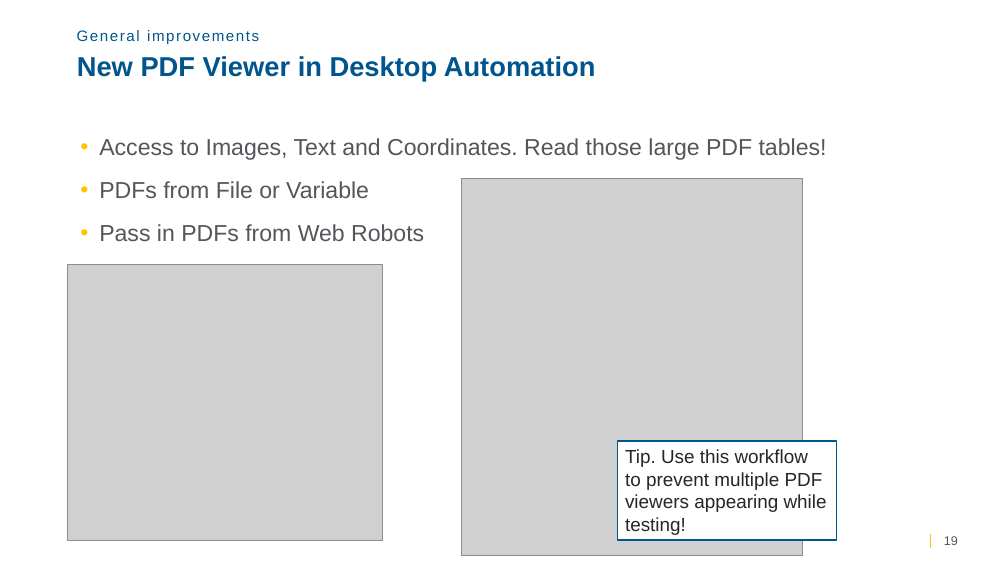
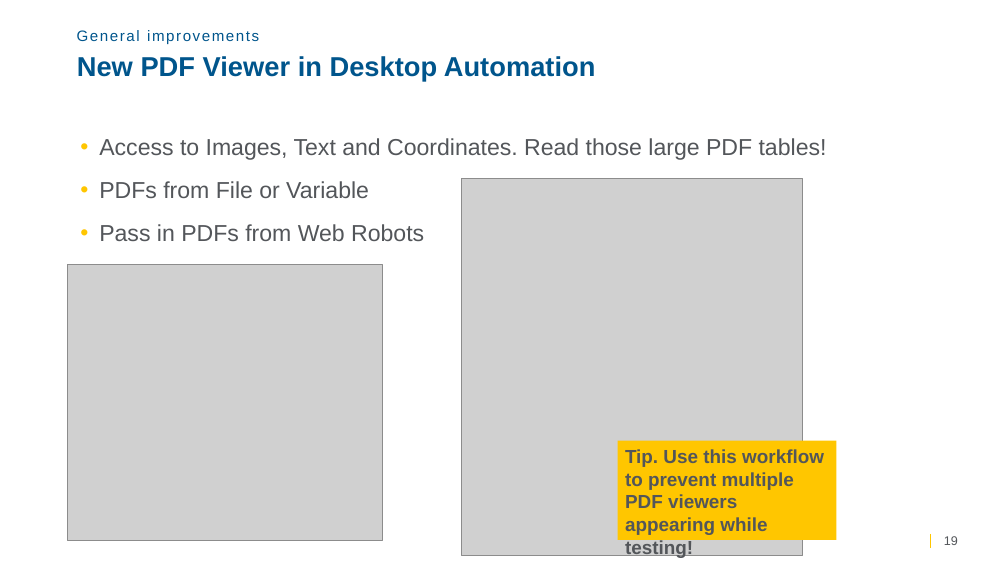
Before and after one commit to TungstenRPA/RPA-11.1, a slide deck: slide 19 of Whats new Kofax RPA 11.1 _ partner.pptx. Drawn at 1008x567 pixels with LibreOffice and Linux fonts; fonts in the diff are those of the drawing; grey boxes stand for pictures; background and template pictures are left out. Boxes give left, top, right and bottom in pixels: in the first picture for what was removed or moved away, otherwise in the second. Text is boxed around its words. In the diff, an @@ line names an element or a change of style, - is before the commit and + after.

```diff
--- a/Whats new Kofax RPA 11.1 _ partner.pptx
+++ b/Whats new Kofax RPA 11.1 _ partner.pptx
@@ rectangle "Tip. Use this workflow to ..." at bbox=[618, 441, 836, 540]: text colour #262626 to #53565A, bold on; fill #FFFFFF to #FFC600; outline #00558C 1.5 pt to none @@
```
Also in this commit, not shown: 14 other slides changed, 1 slide added.
